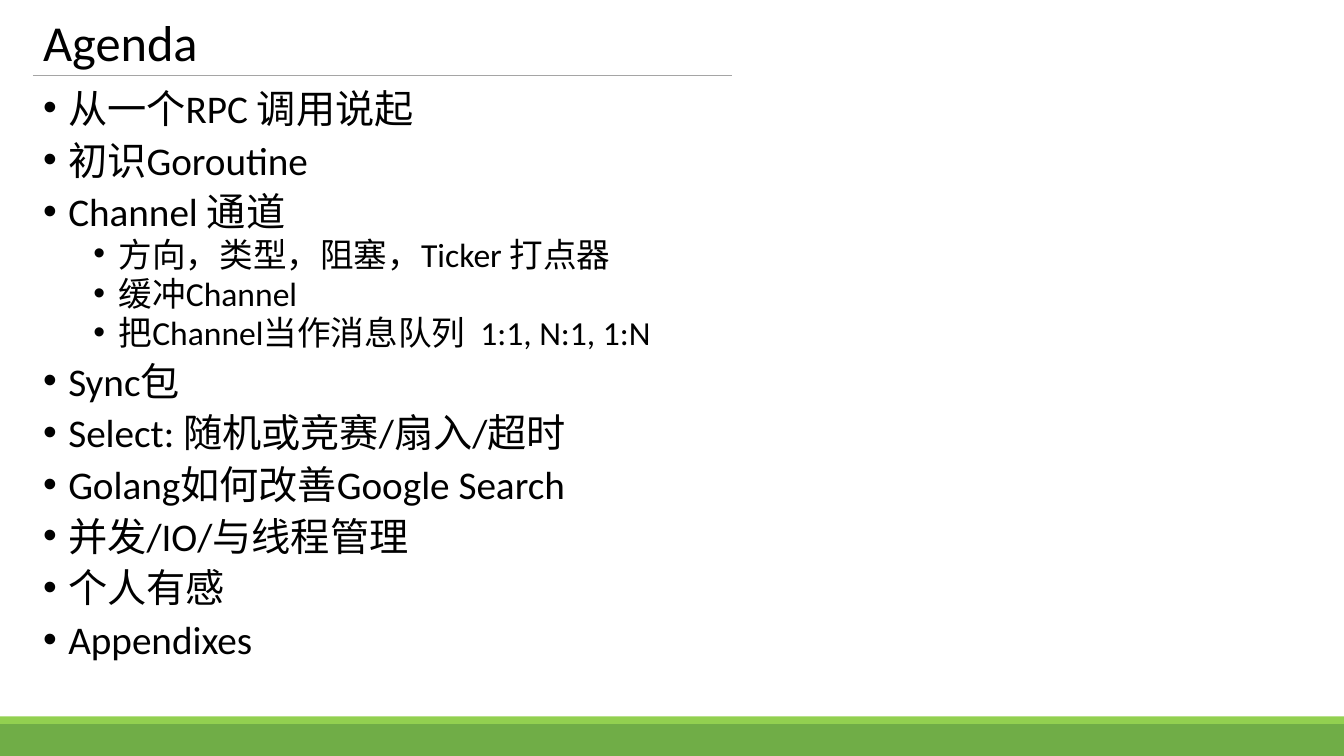
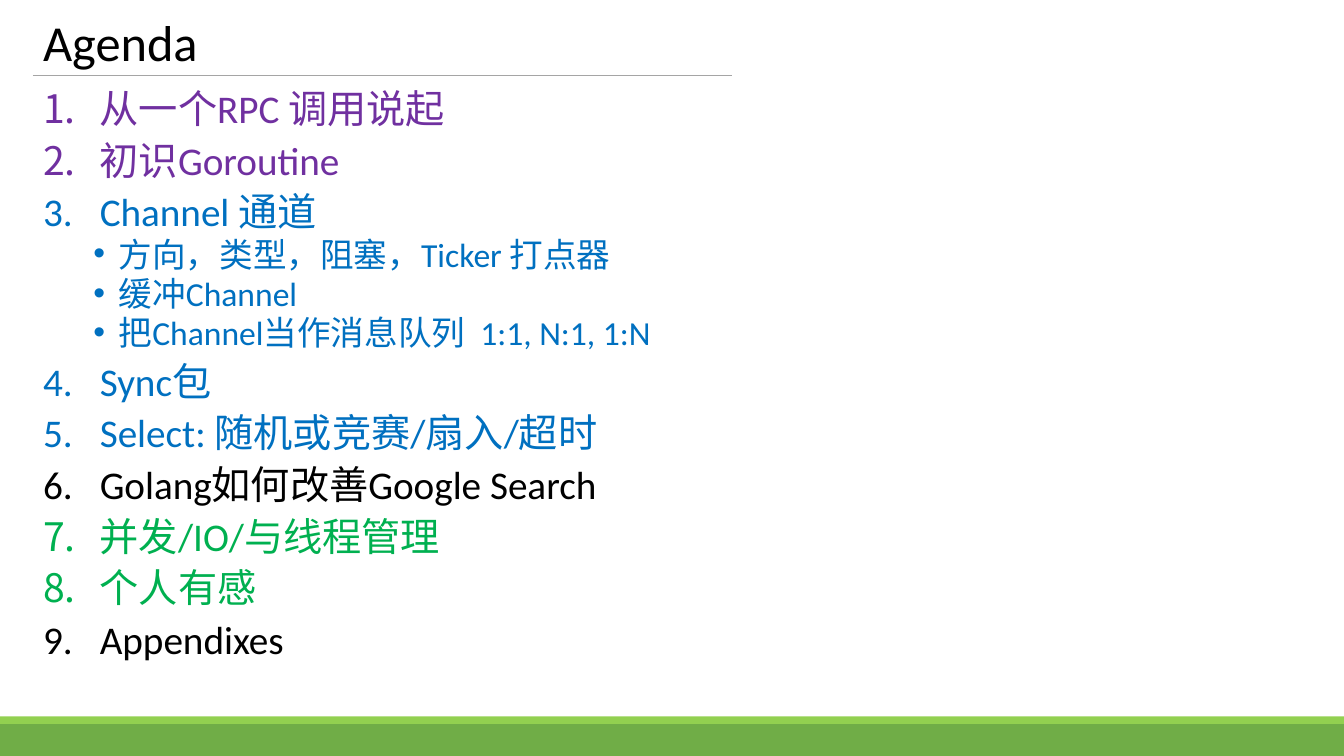
Before and after one commit to zhengbr2/sharing, a slide deck: slide 2 of GolangConcurency.pptx. Drawn at 1344x756 pixels with LibreOffice and Linux fonts; fonts in the diff are those of the drawing. Boxes give left, top, right and bottom in pixels: in the first picture for what was removed or moved away, otherwise in the second. Text is boxed around its words. In the diff, an @@ line names an element or a change of style, - is before the commit and + after.

```diff
--- a/GolangConcurency.pptx
+++ b/GolangConcurency.pptx
@@ text "从一个RPC 调用说起" at <box>100,90,651,661</box>: text colour #000000 to #7030A0 in "从一个RPC 调用说起", "初识Goroutine"; text colour #000000 to #0070C0 in "Channel 通道", "方向，类型，阻塞，Ticker 打点器", "缓冲Channel", "把Channel当作消息队列 1:1, N:1, 1:N" and 2 more places; text colour #000000 to #00B050 in "并发/IO/与线程管理", "个人有感"; bullet • to 1. @@
```
Also in this commit, not shown: 6 other slides changed.
